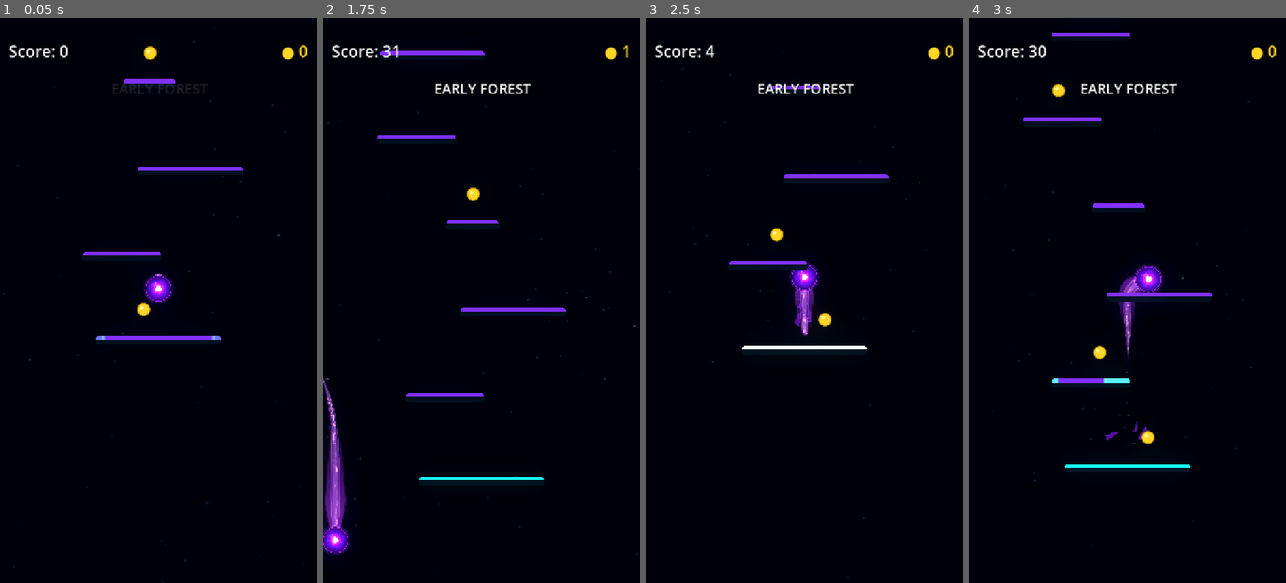
Above: before the commit, frames 1-4 (left to right).
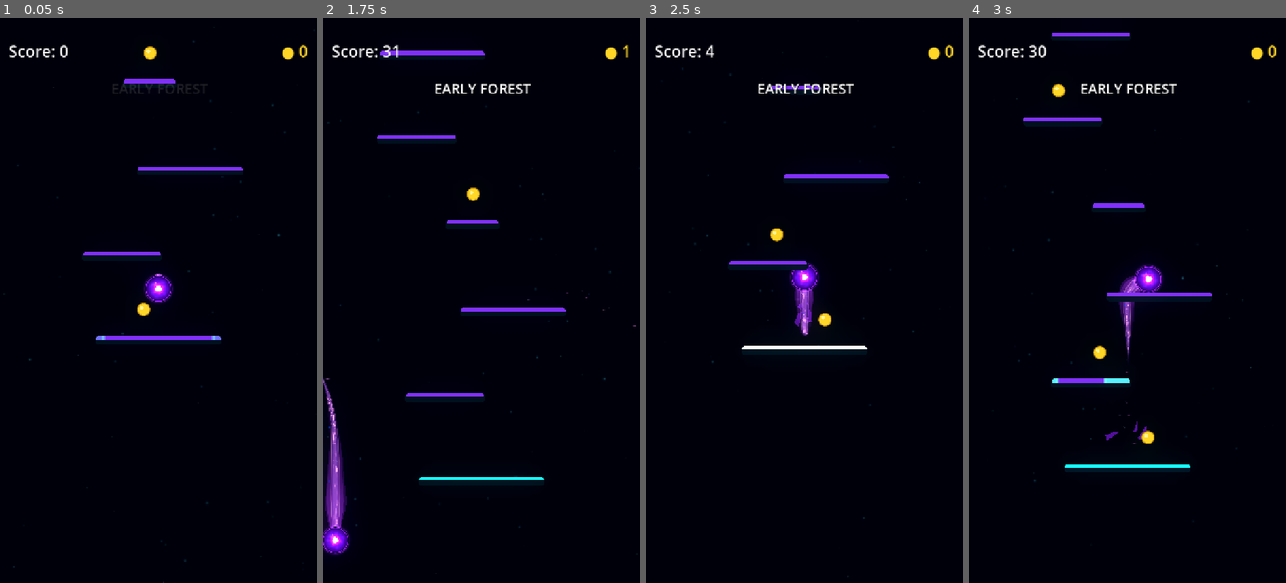
Above: after the commit, the same moments.

Repository: Kryodo/TowerJump
Game: Godot game, scene res://scenes/main.tscn
The game is run twice, just before and just after one commit, with the same random seed, the same clock (stepped at 60 frames per second) and the same inputs.
Inputs (mouse positions are in pixels of both pictures, inside the frame that each line leads up to):
- Up to frame 1 (0.05 s): no input
- Up to frame 2 (1.75 s): move the mouse to (551, 272) at 0.52 s; hold Right (ui_right) 0.53-1.25 s; click (551, 272) at 0.67 s; drag from (418, 328) to (471, 193) at 1.27 s
- Up to frame 3 (2.5 s): click "Nochmal spielen" at 2 s
- Up to frame 4 (3 s): move the mouse to (1159, 176) at 2.77 s; hold Right (ui_right) from 2.78 s (still down)

Frame 1 is identical in both runs. In frame 2, less than 0.1% of the frame differs, in the area x 0-8%, y 78-91%; in frame 3, less than 0.1%; in frame 4, less than 0.1%.

Commit message:
Synchronize aura masking with animated membrane edges

Diff:
--- a/scenes/trail_aura_pulse.gdshader
+++ b/scenes/trail_aura_pulse.gdshader
@@ -1,8 +1,8 @@
 shader_type canvas_item;
 
 uniform int palette_mode = 0;
-uniform float flow_speed = 0.9;
-uniform float edge_undulation_strength : hint_range(0.0, 0.12) = 0.06;
+uniform float edge_time = 0.0;
+uniform float edge_undulation_strength : hint_range(0.0, 0.16) = 0.07;
 uniform float pulse_progress = -1.0;
 uniform float pulse_strength = 0.0;
 
@@ -14,16 +14,22 @@
 	float across = clamp(UV.y, 0.0, 1.0);
 	float edge_distance = abs(across * 2.0 - 1.0);
 
-	// Keep the same wave phases as the translucent body so their silhouettes
-	// breathe together instead of revealing two separate, mismatched ribbons.
-	float edge_time = TIME * flow_speed;
-	float edge_wave =
+	// Follow the same two differently phased edge waves used by the mesh geometry.
+	float upper_wave =
 		0.62 * sin(along * 12.0 - edge_time * 1.15
 			+ sin(along * 4.8 + edge_time * 0.48) * 0.7)
 		+ 0.25 * sin(along * 23.0 - edge_time * 1.65 + 1.2)
 		+ 0.13 * sin(along * 7.0 + edge_time * 0.68);
-	float edge_threshold = 0.91 + edge_wave * edge_undulation_strength;
-	float edge_fade = 1.0 - smoothstep(edge_threshold, edge_threshold + 0.075, edge_distance);
+	float lower_phase = 1.65;
+	float lower_wave =
+		0.62 * sin(along * 12.0 - edge_time * 1.15
+			+ sin(along * 4.8 + edge_time * 0.48) * 0.7 + lower_phase)
+		+ 0.25 * sin(along * 23.0 - edge_time * 1.65 + 1.2 + lower_phase * 0.8)
+		+ 0.13 * sin(along * 7.0 + edge_time * 0.68 + lower_phase * 0.6);
+	float upper_threshold = 0.84 + upper_wave * edge_undulation_strength;
+	float lower_threshold = 0.84 + lower_wave * edge_undulation_strength;
+	float edge_threshold = mix(upper_threshold, lower_threshold, step(0.5, across));
+	float edge_fade = 1.0 - smoothstep(edge_threshold, edge_threshold + 0.07, edge_distance);
 	float edge_factor = smoothstep(0.42, 0.82, edge_distance);
 	float pulse_gate = step(0.0, pulse_progress);
 	float pulse_band = (
